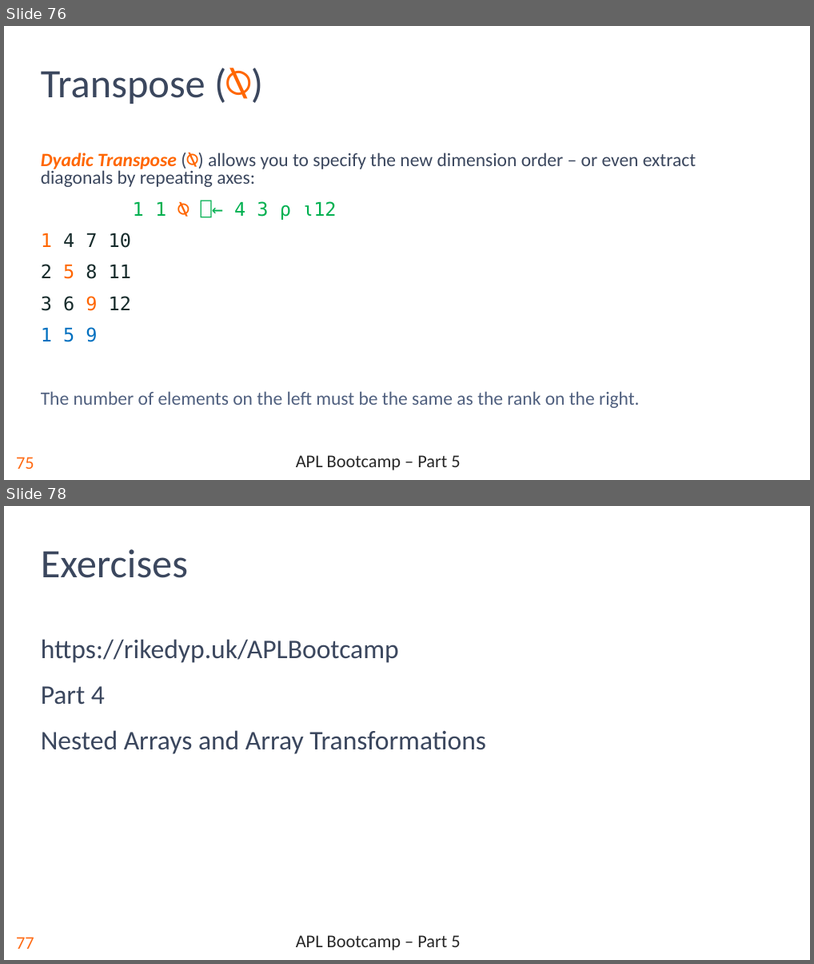
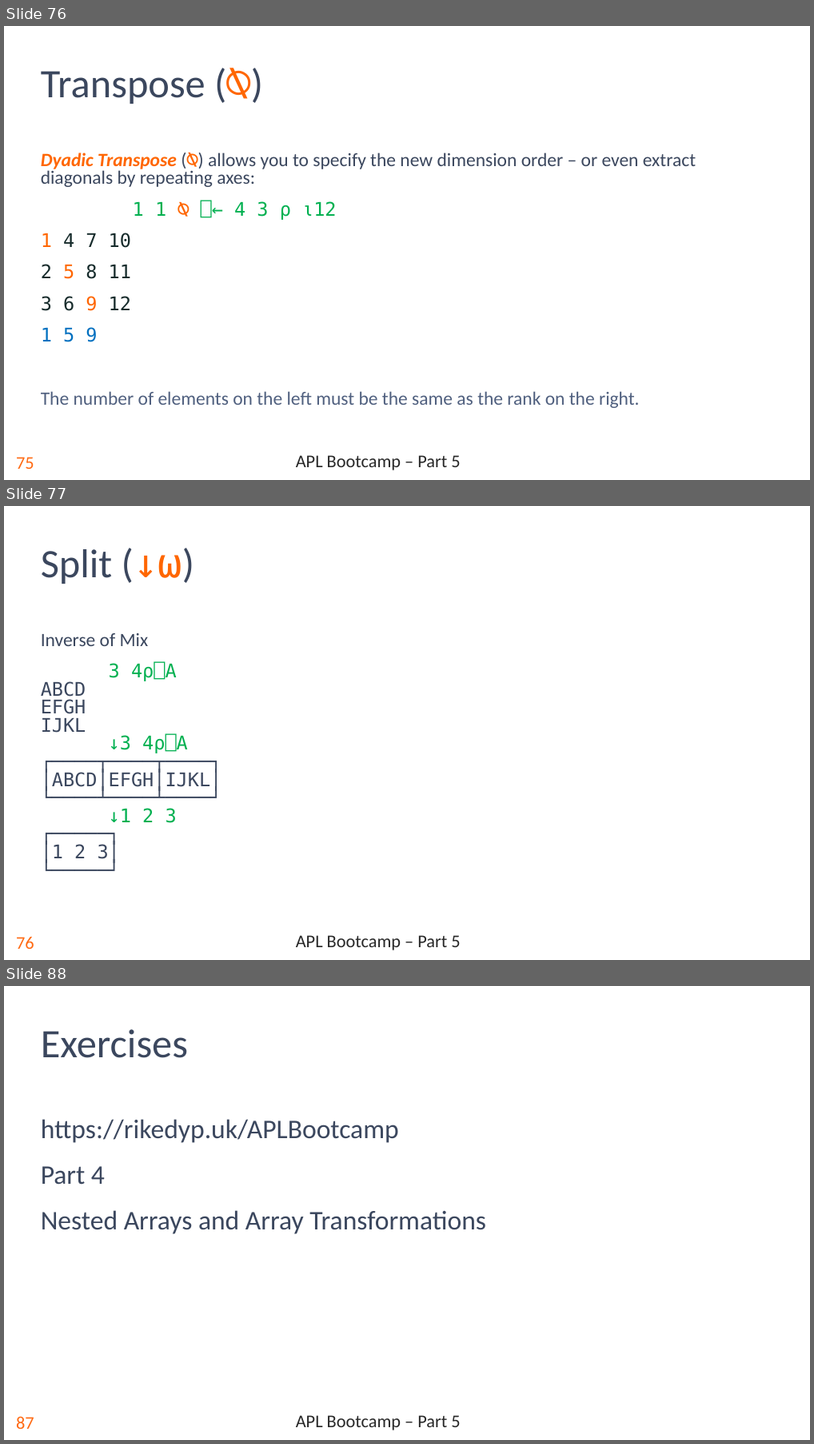
Before and after one commit to rikedyp/APLBootcamp, a slide deck: slides/APL_Bootcamp-part-5.pptx. Shown one above the other, each under a label of ours: slides 76 and 78 before the commit, slides 76, 77 and 88 after it; the slides between them are not shown. The pictures are 814x964 and 814x1444 pixels, drawn with LibreOffice and Linux fonts; fonts in the diff are those of the drawing; background and template pictures are left out. Boxes give left, top, right and bottom in pixels: in the first picture for what was removed or moved away, otherwise in the second. Text is boxed around its words. In the diff, an @@ line names an element or a change of style, - is before the commit and + after.

Commit message:
partition; split; more examples

```diff
--- a/slides/APL_Bootcamp-part-5.pptx
+++ b/slides/APL_Bootcamp-part-5.pptx
@@ slide 77 added at box(4, 506, 810, 960), background #FFFFFF; not listed: 2 template elements that a slide beside it also shows @@
@@ title added at box(41, 549, 113, 584), 36 pt, text #3B475E @@
+Split (↓⍵)
@@ text added at box(41, 633, 222, 863), 16.8 pt, text #3B475E @@
+Inverse of Mix
+3 4⍴⎕A
+ABCD
+EFGH
+IJKL
+↓3 4⍴⎕A
+┌────┬────┬────┐
+│ABCD│EFGH│IJKL│
+└────┴────┴────┘
+↓1 2 3
+┌─────┐
+│1 2 3│
+└─────┘
@@ what was slide 78 is now slide 88 @@
@@ page number at box(16, 1416, 34, 1428): text changed @@
-77
+87
```
Also in this commit, not shown: 6 slides changed, 12 other slides added, 1 slide removed.
